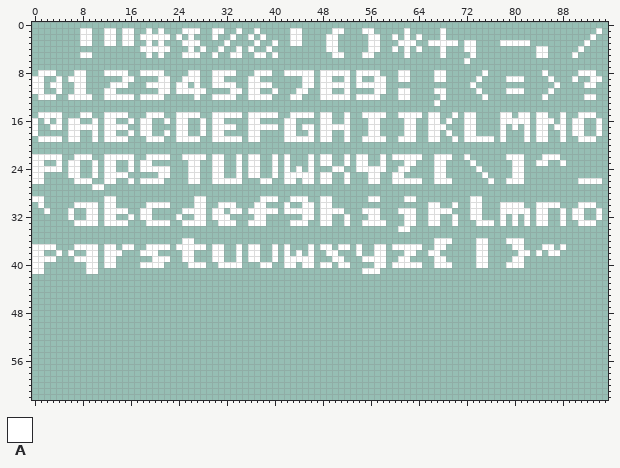
Two versions of one pixel-art file, resources/font.aseprite. The picture above was drawn from the file before the commit.
96x112 pixels, 1 frame. The old version is drawn lined up with the new one, on the new canvas.
Palette (. is transparent): A #ffffff
Pixels before (only the part around the change), first column x 0:
 0 ................................................................................................
 1 ........AA..AA.AA..A.A...AAA..AA..A..A.....AA.....AA...AA.....A.....A.........................A.
 2 ........AA..AA.AA.AAAAA.A.A...A..A..A.A....AA....AA.....AA..A.A.A...A........................A..
 3 ........AA..AA.AA..A.A...AAA....A....A..A..AA....AA.....AA...AAA..AAAAA.AA....AAAAA.........A...
 4 ..................AAAAA...A.A..A..A.A..A.........AA.....AA..A.A.A...A...AA..........AA.....A....
 5 ........AA.........A.A...AAA..A..AA..AA.A.........AA...AA.....A.....A....A..........AA....A.....
 6 ........................................................................A.......................
 7 ................................................................................................
 8 .AAA...AA...AAAA..AAAA....AA..AAAA...AAA..AAAAA.AAAAA.AAAA...AA....AA......A.........A.....AAA..
 9 AA..A.AAA......AA....AA..AAA..AA....AA.......AA.AA..A.A..AA..AA....AA.....A....AAA....A...A..AA.
10 AA.AA..AA....AAA...AAAA.AA.A..AAAA..AAAA.....AA.AAAAA.AAAAA..............A.............A....AA..
11 AA..A..AA...AA.......AA.AAAAA....AA.AA..A...AA..AA..A....AA..AA....AA.....A....AAA....A.........
12 .AAA..AAAA..AAAAA.AAAA.....A..AAAA..AAAA...AA...AAAAA.AAAA...AA.....A......A.........A......AA..
13 ...................................................................A............................
14 ................................................................................................
15 .AAAA...AA..AAAA...AAA..AAAA..AAAAA.AAAAA..AAAA.AA..A..AAAA..AAAA.AA..A.AA....AA.AA.AA..A..AAA..
16 A.A.A.AA..A.AA..A.AA..A.AA..A.AA....AA....AA....AA..A...AA....AA..AA.A..AA....AAAAA.AAA.A.AA..A.
17 A..AA.AAAAA.AAAA..AA....AA..A.AAAA..AAAAA.AA.AA.AAAAA...AA....AA..AAA...AA....A.A.A.AA.AA.AA..A.
18 A.....AA..A.AA..A.AA..A.AA..A.AA....AA....AA..A.AA..A...AA....AA..AA.A..AA....A...A.AA..A.AA..A.
19 .AAAA.AA..A.AAAA...AAA..AAAA..AAAAA.AA....AAAAA.AA..A..AAAA..AAA..AA..A.AAAAA.A...A.AA..A..AAA..
20 ................................................................................................
21 ................................................................................................
22 AAAAA..AAA..AAAAA..AAAA..AAAA.AA..A.AA..A.A...A.AA..A.AA..A.AAAAA..AAA..A......AAA...AAA........
23 AA..A.AA..A.AA..A.AA......AA..AA..A.AA..A.A...A.AA..A.AA..A...AA...AA....A......AA..AA..A.......
24 AAAAA.AA..A.AA..A.AAAAA...AA..AA..A.AA..A.A.A.A...AA..AAAAA..AA....AA.....A.....AA..............
25 AA....AA..A.AAAA.....AA...AA..AA..A.AA..A.AAAAA.AA..A...AA..AA.....AA......A....AA..............
26 AA.....AAA..AA..A.AAAA....AA..AAAAA...AA..AA.AA.AA..A...AA..AAAAA..AAA......A..AAA.........AAAA.
27 ..........AA....................................................................................
28 ................................................................................................
29 AA..........AA.............AA.........AAA..AAA..AA......AA....AA.........AA.....................
30 .A.....AAAA.AA.....AAAA....AA..AAA...AA...A..AA.AA................AA..A..AA...AAAA..AAAA...AAA..
31 ..A...A..AA.AAAA..AA.....AAAA.AA.AA.AAAAA.AAAAA.AAAA...AAA...AAA..AAAA...AA...AAAAA.AA..A.AA..A.
32 ......A..AA.AA..A.AA....A..AA.AAA....AA......AA.AA..A...AA....AA..AA..A..AA...A.A.A.AA..A.AA..A.
33 .......AAAA.AAAA...AAAA..AAAA..AAA..AAA....AAA..AA..A..AAAA...AA..AA..A...AAA.A.A.A.AA..A..AAA..
34 .............................................................AA.................................
35 ................................................................................................
36 .........................AA........................................AAA....AA...AAA..............
37 AAAA...AAAA.AA.AA..AAAA.AAAAA.AA..A.AA..A.A...A.AA.AA.A..AA.AAAAA..AA.....AA....AA...AA.A.......
38 AA..A.A..AA.AAA...AAA....AA...AA..A.AA..A.A.A.A..AA...A..AA...AA..AA......AA.....AA.A.AA........
39 AAAA...AAAA.AA......AAA..AA...AA..A.AA..A.AAAAA...AA...AAAA..AA....AA.....AA....AA..............
40 AA.......AA.AA....AAAA....AAA..AAAA...AA..AA.AA.AA.AA....AA.AAAAA..AAA....AA...AAA..............
41 AA.......AA............................................AAA......................................
42 ................................................................................................
43 ................................................................................................
44 ................................................................................................
45 ................................................................................................
46 ................................................................................................
47 ................................................................................................
48 ................................................................................................
49 ................................................................................................
50 ................................................................................................
51 ................................................................................................
52 ................................................................................................
53 ................................................................................................
54 ................................................................................................
55 ................................................................................................
56 ................................................................................................
57 ................................................................................................
58 ................................................................................................
59 ................................................................................................
60 ................................................................................................
61 ................................................................................................
62 ................................................................................................
After the commit:
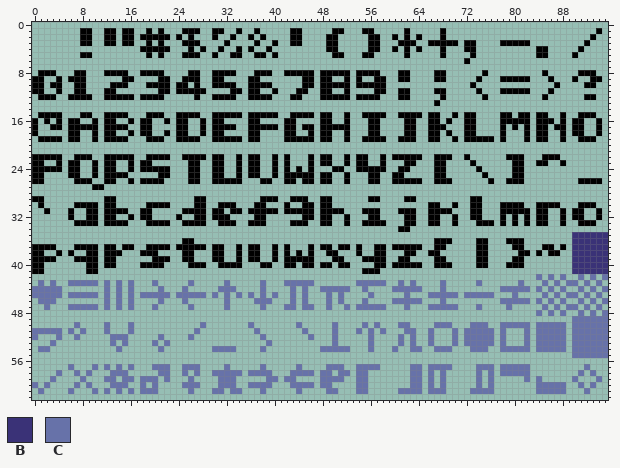
Colours new in this view: B #3a3277  C #6772a9
The edit:
canvas 96x112 -> 96x63, the old top-left corner now at 0,-14 (the part of the old canvas that was cut away was empty and is not shown)
colour A: #ffffff -> #000000
Changed rows in their new state; - is a pixel that keeps its letter.
first column x 78:
 9 A---A
11 A---A
first column x 0:
35 ------------------------------------------------------------------------------------------BBBBBB
36 ------------------------------------------------------------------------------------------BBBBBB
37 ------------------------------------------------------------------------------------------BBBBBB
38 ------------------------------------------------------------------------------------------BBBBBB
39 ------------------------------------------------------------------------------------------BBBBBB
40 ------------------------------------------------------------------------------------------BBBBBB
41 ------------------------------------------------------------------------------------------BBBBBB
42 ------------------------------------------------------------------------------------C-C-C--C-C-C
43 -C-C--CCCCC-C-C-C---C-----C-----C-----C---CCCCC-------CCCCC--C-C----C-----C------C---C-C-CC-C-C-
44 CCCCC-------C-C-C----C---C-----CCC----C----C-C--CCCCC--C----CCCCC---C---------CCCCC-C-C-C--C-C-C
45 CCCCC-CCCCC-C-C-C-CCCCC-CCCCC-C-C-C-C-C-C--C-C---C-C----C-----C---CCCCC-CCCCC---C----C-C-CC-C-C-
46 -CCC--------C-C-C----C---C------C----CCC---C-C---C-C---C----CCCCC---C---------CCCCC-C-C-C--C-C-C
47 --C---CCCCC-C-C-C---C-----C-----C-----C---CC-CC--C--C-CCCCC---C---CCCCC---C----C-----C-C-CC-C-C-
48 ------------------------------------------------------------------------------------C-C-C--C-C-C
49 ------------------------------------------------------------------------------------------CCCCCC
50 -------C----C---C-----------C-------C-------C-----C----C-C---CC----CCC---CCC--CCCCC-CCCCC-CCCCCC
51 CCCCC-C-C---C---C----------C---------C-------C----C---C-C-C---CC--C---C-CCCCC-C---C-CCCCC-CCCCCC
52 C---C--C-----CCC-----C----C-----------C-------C---C-----C----C-C--C---C-CCCCC-C---C-CCCCC-CCCCCC
53 ---C---------C-C----C-C----------------C----------C-----C----C-C--C---C-CCCCC-C---C-CCCCC-CCCCCC
54 -CC-----------C------C--------CCCC----C---------CCCCC---C---C--CC--CCC---CCC--CCCCC-CCCCC-CCCCCC
55 ------------------------------------------------------------------------------------------CCCCCC
57 ------C---C-C-C-C---CCC--CCC----C-----C-----C----CCC--CCCC-----CC-CCCC----CCC-CCCCC---------C---
58 ----C--C-C---CCC-----CC--C-C--CCCCC-CCCC---CCCC-CC-CC-CC-------CC-C-C-----C-C-CCCCC--------C-C--
59 ---C----C---CC-CC-CCC-C---C----CCC-----CC-CC----CCCC--CC-------CC-C-C-----C-C-----C-C-----C---C-
60 C-C----C-C---CCC--C-C----CCC---CCC--CCCC---CCCC-CC----CC-------CC-C-C-----C-C-------CCCCC--C-C--
61 -C----C---C-C-C-C-CCC-----C---CC-CC---C-----C----CC---CC-----CCCC-CCC----CCCC-------CCCCC---C---
Where, in picture pixels (left, top, right, bottom), the same in both pictures:
changed: (32, 28, 608, 394)
